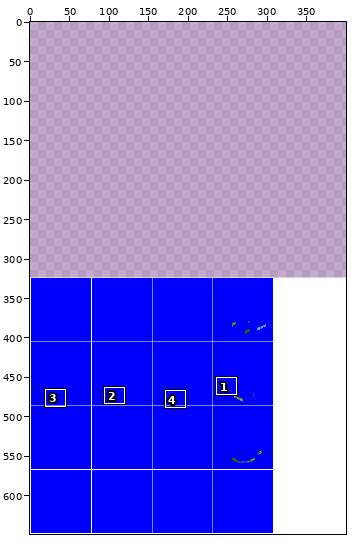
Two versions of one pixel-art file, src/houses/shotengai/gfx/shotengai.aseprite. The first picture is a wide view before the edit; the outline marks the close-up.
Close-up. Earlier state:
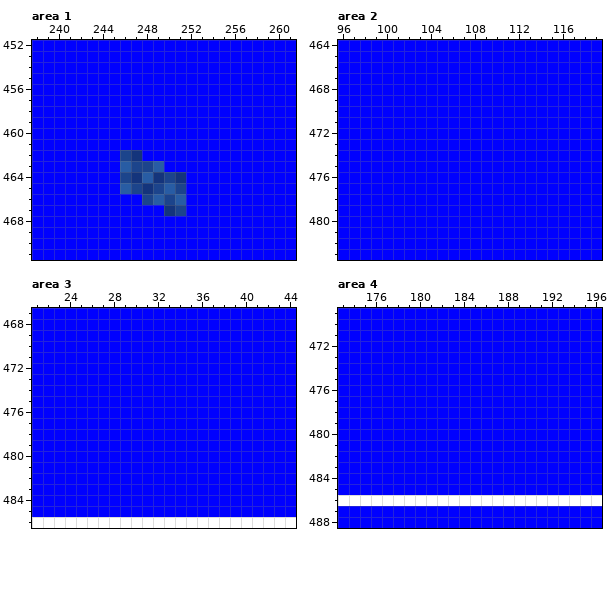
400x325 pixels, 1 frame. Shown: area 1: x 238..261, y 452..471; area 2: x 96..119, y 464..483; area 3: x 21..44, y 467..486; area 4: x 173..196, y 469..488. The old version is drawn lined up with the new one, on the new canvas. The commit also changed other parts of the picture, which this record leaves out.
And afterwards:
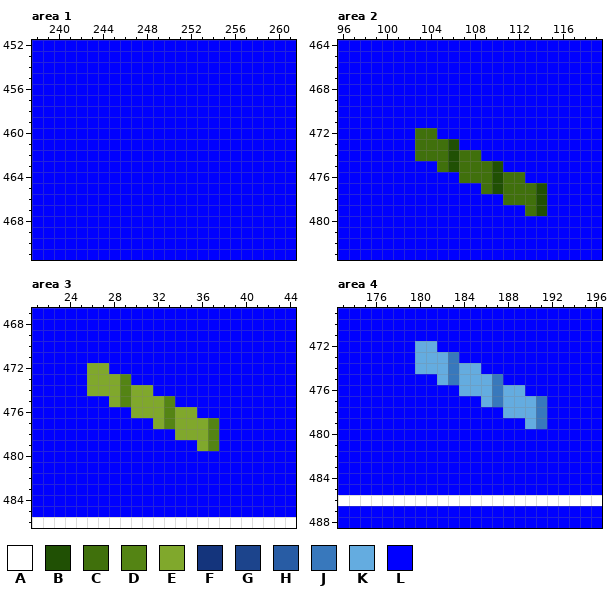
Palette (. is transparent): A #ffffff  B #205004  C #40700c  D #548414  E #80a82c  F #14347c  G #1c448c  H #285ca4  J #3878bc  K #64ace0  L #0000ff
What changed:
canvas 400x325 -> 400x649, the old top-left corner now at 0,324
Changed rows in their new state; - is an unchanged pixel.
Area 1:
first column x 246:
462 LL----
463 LLLL--
464 LLLLLL
465 LLLLLL
466 --LLLL
467 ----LL
Area 2:
first column x 103:
472 CC----------
473 CCCB--------
474 CCCBCC------
475 --CBCCCB----
476 ----CCCBCC--
477 ------CBCCCB
478 --------CCCB
479 ----------CB
Area 3:
first column x 26:
472 EE----------
473 EEED--------
474 EEEDEE------
475 --EDEEED----
476 ----EEEDEE--
477 ------EDEEED
478 --------EEED
479 ----------ED
Area 4:
first column x 180:
472 KK----------
473 KKKJ--------
474 KKKJKK------
475 --KJKKKJ----
476 ----KKKJKK--
477 ------KJKKKJ
478 --------KKKJ
479 ----------KJ
